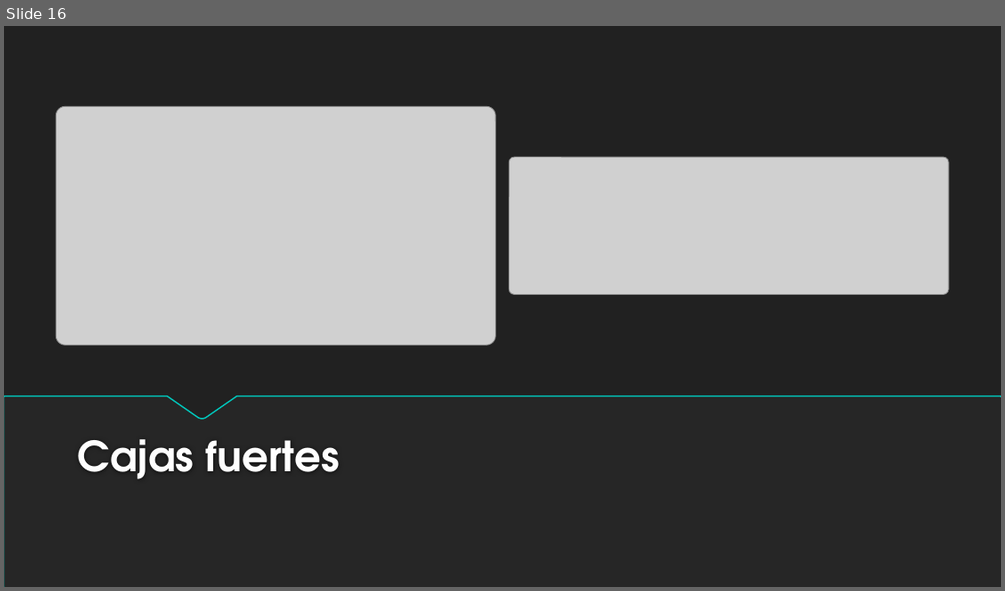
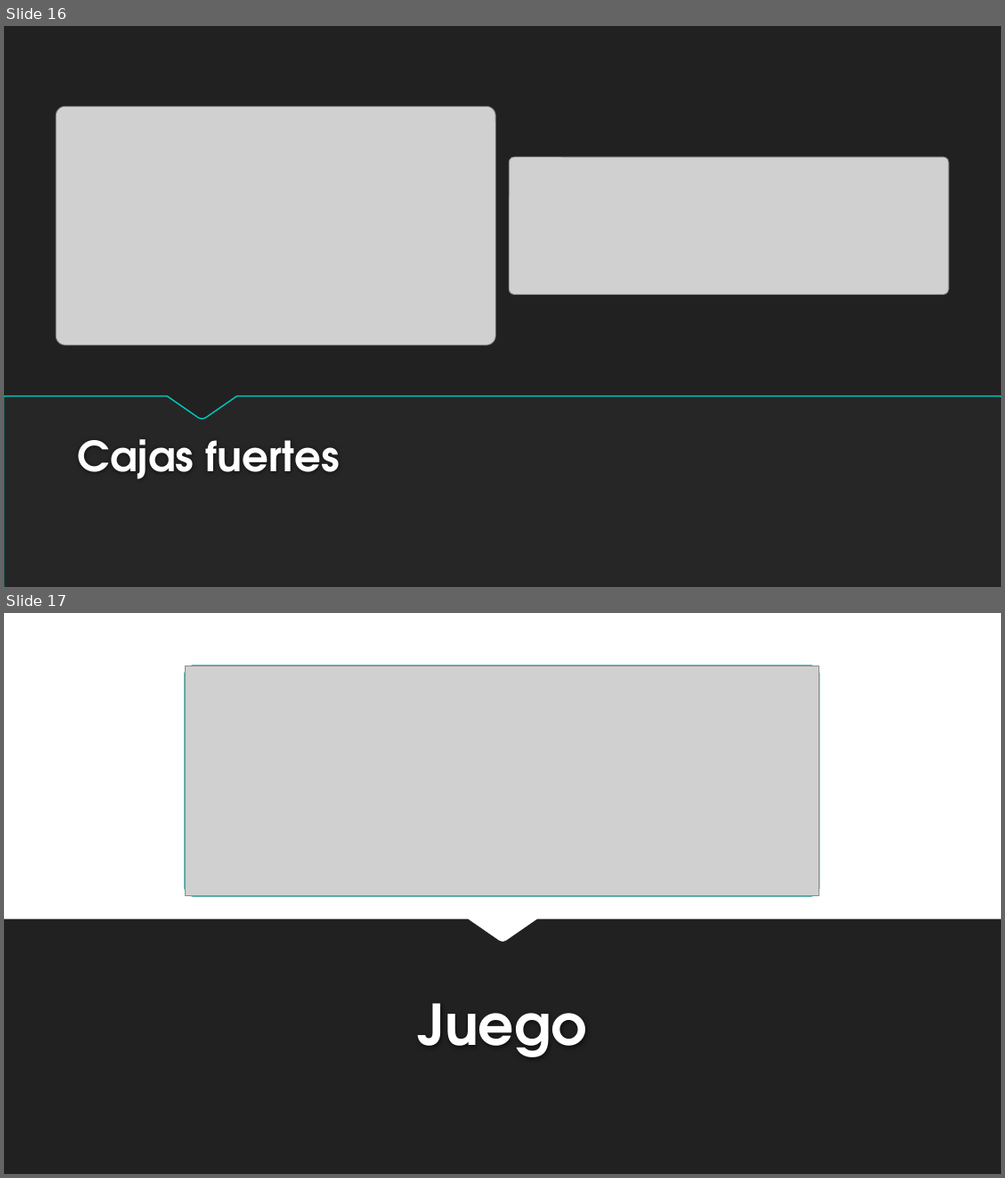
Before and after one commit to SickMyDuckInc/SickMyDuckInc.github.io, a slide deck: docs_balaclava/Presentacion.pptx. Shown one above the other, each under a label of ours: slide 16 before the commit, slides 16 and 17 after it. The pictures are 1005x591 and 1005x1178 pixels, drawn with LibreOffice and Linux fonts; fonts in the diff are those of the drawing; grey boxes stand for pictures; background and template pictures are left out. Boxes give left, top, right and bottom in pixels: in the first picture for what was removed or moved away, otherwise in the second. Text is boxed around its words. In the diff, an @@ line names an element or a change of style, - is before the commit and + after.

```diff
--- a/docs_balaclava/Presentacion.pptx
+++ b/docs_balaclava/Presentacion.pptx
@@ slide 17 added at [4, 613, 1001, 1174], background #FFFFFF @@
@@ rounded rectangle added at [185, 666, 819, 896], fill #FFFFFF, outline #00948C 1.25 pt @@
@@ picture added at [185, 666, 819, 896] @@
@@ freeform shape added at [4, 919, 1001, 1174], fill #212121 @@
@@ title added at [418, 1003, 587, 1057], 54 pt, text #FFFFFF, bold @@
+Juego
```
Also in this commit, not shown: 1 other slide added.
